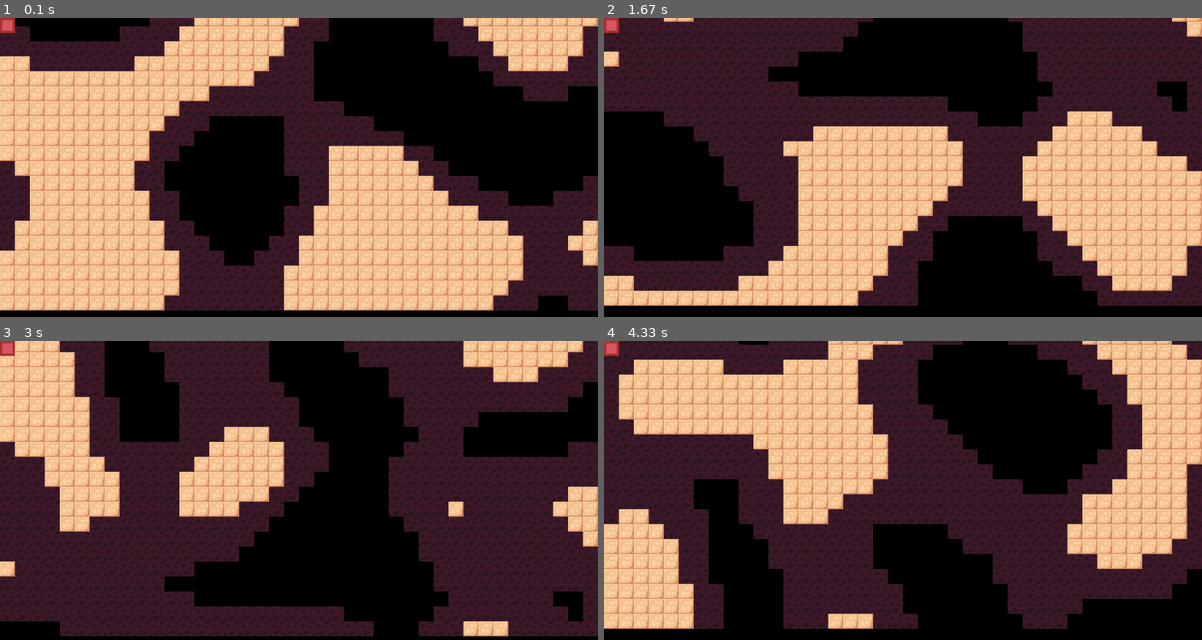
Above: before the commit, frames 1-4 (two rows, left to right).
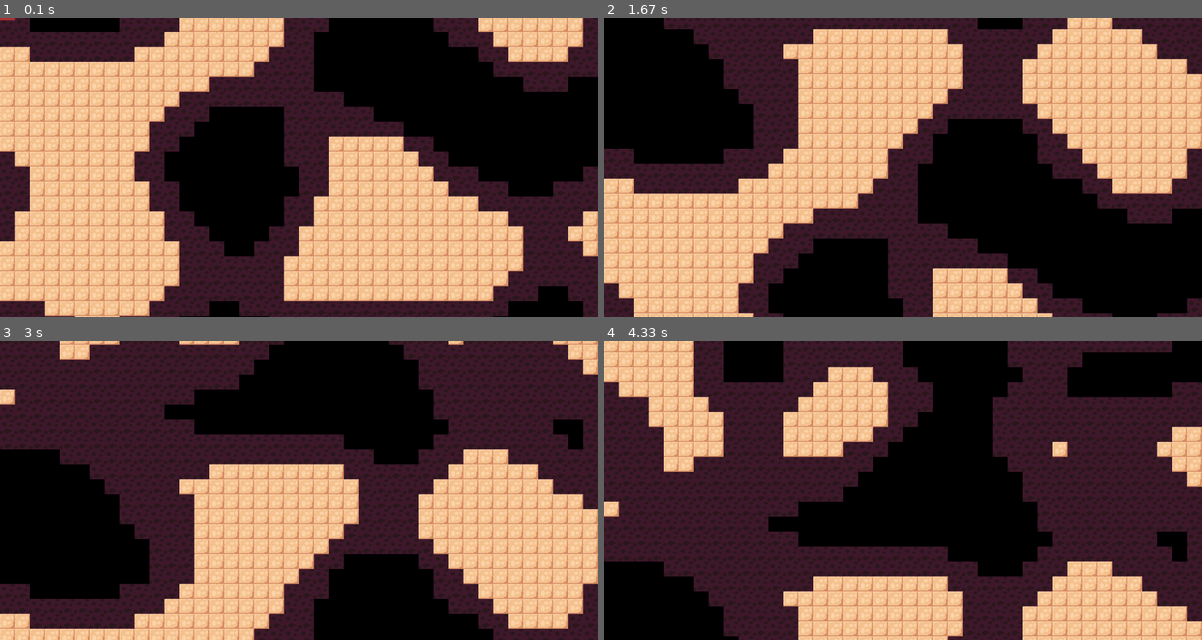
Above: after the commit, the same moments.

Repository: ARKANYOTA/Pygame-Test
Game: pygame game, started from scripts/index.py
Two runs of this game, one before a commit and one after it. Both use one fixed random seed, a clock stepped at 60 frames per second and the inputs below.
Inputs:
- Up to frame 1 (0.1 s): no input
- Up to frame 2 (1.67 s): no input
- Up to frame 3 (3 s): no input
- Up to frame 4 (4.33 s): no input

The runs differ from the first frame. In frame 1, 29% of the frame differs, in the area x 0-100%, y 0-100%; in frame 2, 78%; in frame 3, 64%; in frame 4, 70%.

Commit message:
seamless scrolling

Diff:
--- a/scripts/index.py
+++ b/scripts/index.py
@@ -6,15 +6,8 @@
 from math import sin, cos, floor
 from time import sleep
 
-
-def get_dir():
-    return Vector2(1 * pygame.key.get_pressed()[pygame.K_RIGHT] - 1 * pygame.key.get_pressed()[pygame.K_LEFT],
-                   1 * pygame.key.get_pressed()[pygame.K_DOWN] - 1 * pygame.key.get_pressed()[pygame.K_UP])
-
-
 def randcol():
     return randint(0, 255), randint(0, 255), randint(0, 255)
-
 
 def clamp(val, a, b):
     return max(a, min(val, b))
@@ -30,8 +23,8 @@
 #    pygame.display.set_caption("My Game")
 
     # Textures
-    player1Texture = pygame.transform.scale(pygame.image.load("../textures/redsquare.png"), (32, 32))
-    player2Texture = pygame.image.load("../textures/intro_ball.gif")
+    player1Texture = pygame.transform.scale(pygame.image.load(r"../textures/redsquare.png"), (32, 32))
+    player2Texture = pygame.image.load(r"../textures/intro_ball.gif")
     playerTextures = [player1Texture, player2Texture]
 
     # Game constants
@@ -39,16 +32,13 @@
     SEED = uniform(-65536, 65535)
 
     # Game variables
-    map = [[0 for k in range(scrwidth)] for i in range(scrheight)]
-    noise = PerlinNoise(SEED, 0, 0, 10, scrwidth//BLOCKWIDTH, scrheight//BLOCKWIDTH)
-    groundMovement = 0
-    noiseposy = 0
-    scale = 10
+    noise = PerlinNoise(SEED, 0, 0, 10, scrwidth//BLOCKWIDTH, scrheight//BLOCKWIDTH+1)
+    camera = Vector2()
+    scrollspeed = 3
 
     # Players init
     players = []
 
-    noise.print_perlin_noise(DISPLAY, 0, 0, scrwidth // BLOCKWIDTH, (scrheight // BLOCKWIDTH)+3, BLOCKWIDTH)
     while True:
         screen.fill((0, 0, 0))
         for event in pygame.event.get():
@@ -61,12 +51,12 @@
 
         screen.fill((0,0,0))
         # Noise scrolling
-        noiseposy += 5
-        if noiseposy > BLOCKWIDTH:
-            noise.y -= 1
-            noiseposy %= BLOCKWIDTH
+        noise.screenpos.y += scrollspeed
+        if noise.screenpos.y > BLOCKWIDTH:
+            noise.pos.y -= 1
+            noise.screenpos.y %= BLOCKWIDTH
             noise.update_map()
-        noise.print_perlin_noise(DISPLAY, 0, noiseposy-BLOCKWIDTH, scrwidth//BLOCKWIDTH, scrheight//BLOCKWIDTH, BLOCKWIDTH)
+        noise.print_perlin_noise(DISPLAY, 0, noise.screenpos.y-BLOCKWIDTH, scrwidth//BLOCKWIDTH, scrheight//BLOCKWIDTH, BLOCKWIDTH)
 
         if len(players) == 0:
             players.append(Player(DISPLAY, 1, 0, 0))
@@ -77,5 +67,6 @@
             player.update()#noise.get_noisemap_list())
         pygame.display.flip()
 
+    pygame.time.delay(0.0166)
 
 main()
--- a/scripts/perlinnoise.py
+++ b/scripts/perlinnoise.py
@@ -7,8 +7,8 @@
     def __init__(self, seed=uniform(-65536, 65535), x=0, y=0, scale=5, width=15, height=25):
         self.seed = seed
         self.scale = scale
-        self.x = x
-        self.y = y
+        self.pos = Vector2(x, y)
+        self.screenpos = Vector2(0, 0)
         self.width = width
         self.height = height
         self.map = self.get_noisemap_list()
@@ -71,7 +71,7 @@
     def get_noisemap_list(self):
         li = []
         for row in range(self.height):
-            li.append(tuple(self.perlin_noise(col+self.x, row+self.y, self.scale) for col in range(self.width)))
+            li.append(tuple(self.perlin_noise(col+self.pos.x, row+self.pos.y, self.scale) for col in range(self.width)))
         return li
 
     def update_map(self):
--- a/scripts/player.py
+++ b/scripts/player.py
@@ -7,7 +7,7 @@
         self.display =  display
         self.playerNumber = playerNumber
         self.screenPosition = Vector2(x, y)
-        self.position = Vector2(x, y)
+        self.pos = Vector2(x, y)
         self.velocity = Vector2()
         self.width = width
         self.speed = speed
@@ -25,22 +25,22 @@
         self.hand = tool
 
     def setposition(self, x, y):
-        self.position = Vector2(x, y)
+        self.pos = Vector2(x, y)
     def setX(self, x):
-        self.position.x = x
+        self.pos.x = x
     def setY(self, y):
-        self.position.y = y
+        self.pos.y = y
     def moveX(self, x):
-        self.position.x += x
+        self.pos.x += x
     def moveY(self, y):
-        self.position.y += y
+        self.pos.y += y
 
     def getposition(self):
-        return self.position
+        return self.pos
     def getX(self):
-        return self.position.x
+        return self.pos.x
     def getY(self):
-        return self.position.y
+        return self.pos.y
 
     def getVelocity(self):
         return self.velocity
@@ -86,11 +86,10 @@
                     pass
 
     def update(self, map=0):
-
         self.velocity *= self.slipperiness
         self.velocity += get_input_wasd() * self.speed
-        self.position += self.velocity
-
+        self.pos += self.velocity
+        self.pos.y -= 3
         # if not self.isOnGround(map):
         #     if self.getYVelocity() < 4:
         #         self.addYVelocity(1)
--- a/scripts/vector2.py
+++ b/scripts/vector2.py
@@ -24,6 +24,10 @@
         return Vector2(self.x // a, self.y // a)
     def __ifloordiv__(self, a):
         return self // a
+    def __mod__(self, a):
+        return Vector2(self.x % a, self.y % a)
+    def __imod__(self, a):
+        return self % a
     def __repr__(self):
         return f"Vector2({self.x}, {self.y})"
     def norm(self):
